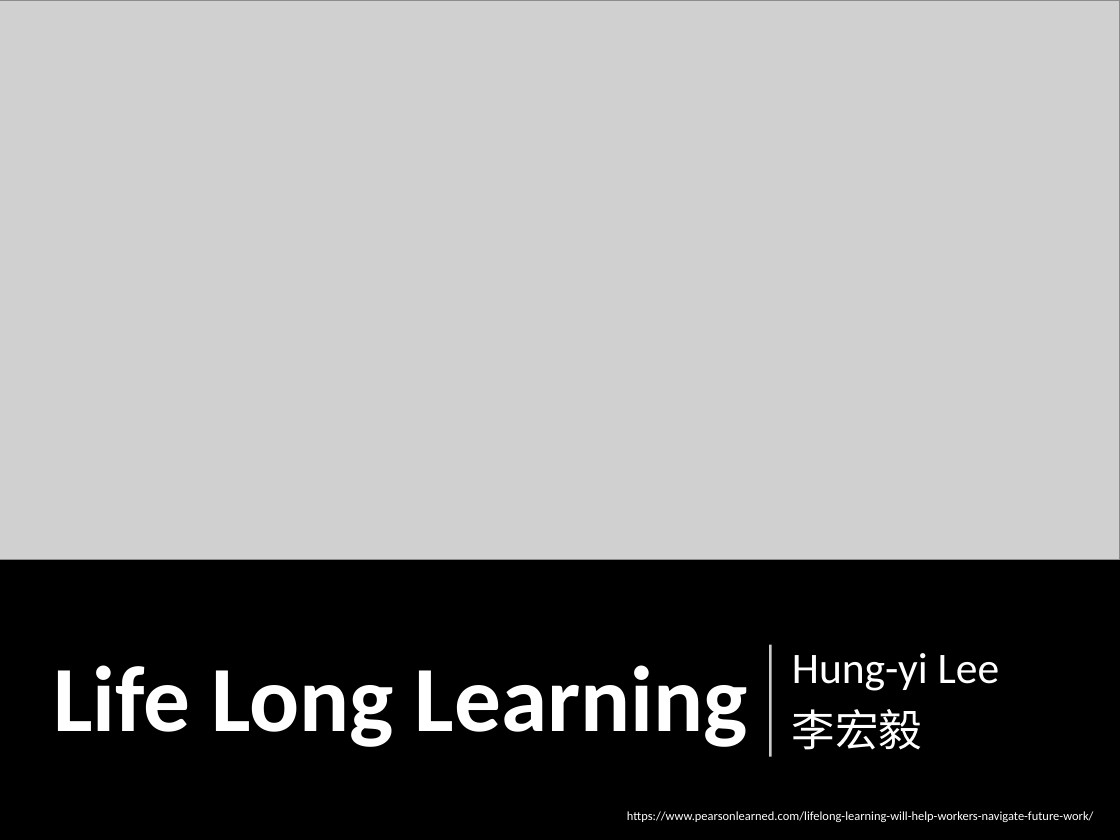
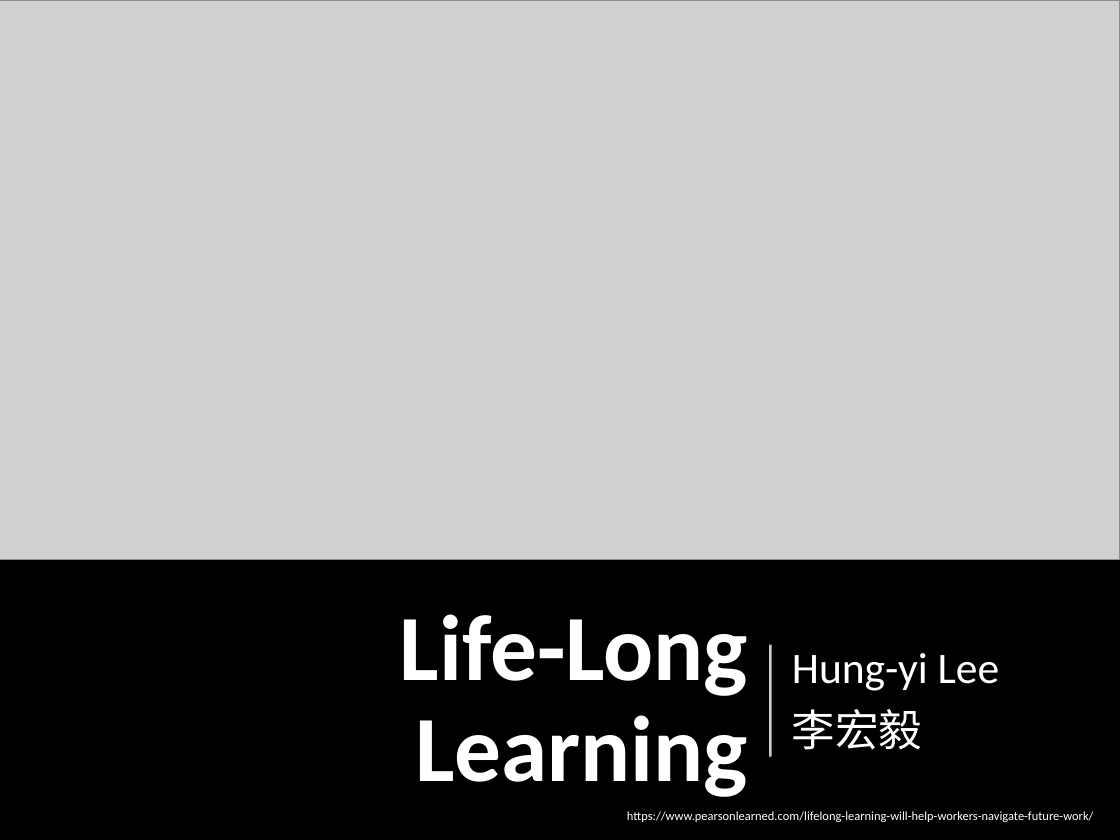
Before and after one commit to Sihan-A/LEE_ML_2021, a slide deck: slide 1 of ppt_slides_notes/084-085_life-long-learning.pptx. Drawn at 1120x840 pixels with LibreOffice and Linux fonts; fonts in the diff are those of the drawing; grey boxes stand for pictures. Boxes give left, top, right and bottom in pixels: in the first picture for what was removed or moved away, otherwise in the second. Text is boxed around its words. In the diff, an @@ line names an element or a change of style, - is before the commit and + after.

```diff
--- a/ppt_slides_notes/084-085_life-long-learning.pptx
+++ b/ppt_slides_notes/084-085_life-long-learning.pptx
@@ title at (400, 614, 748, 797): text changed @@
-Life Long Learning
+Life-Long Learning
```
Also in this commit, not shown: 2 other slides changed, 4 other files.
